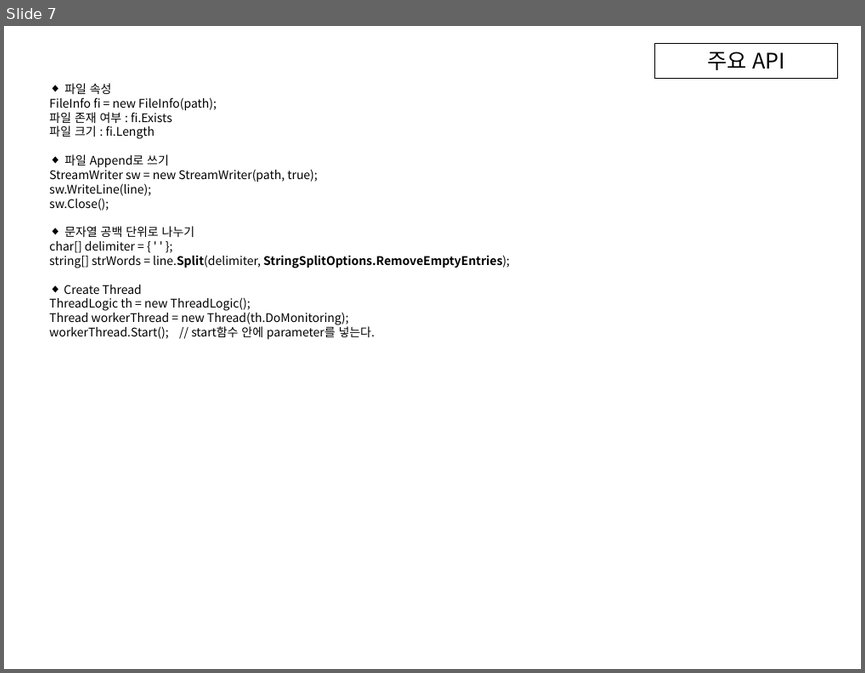
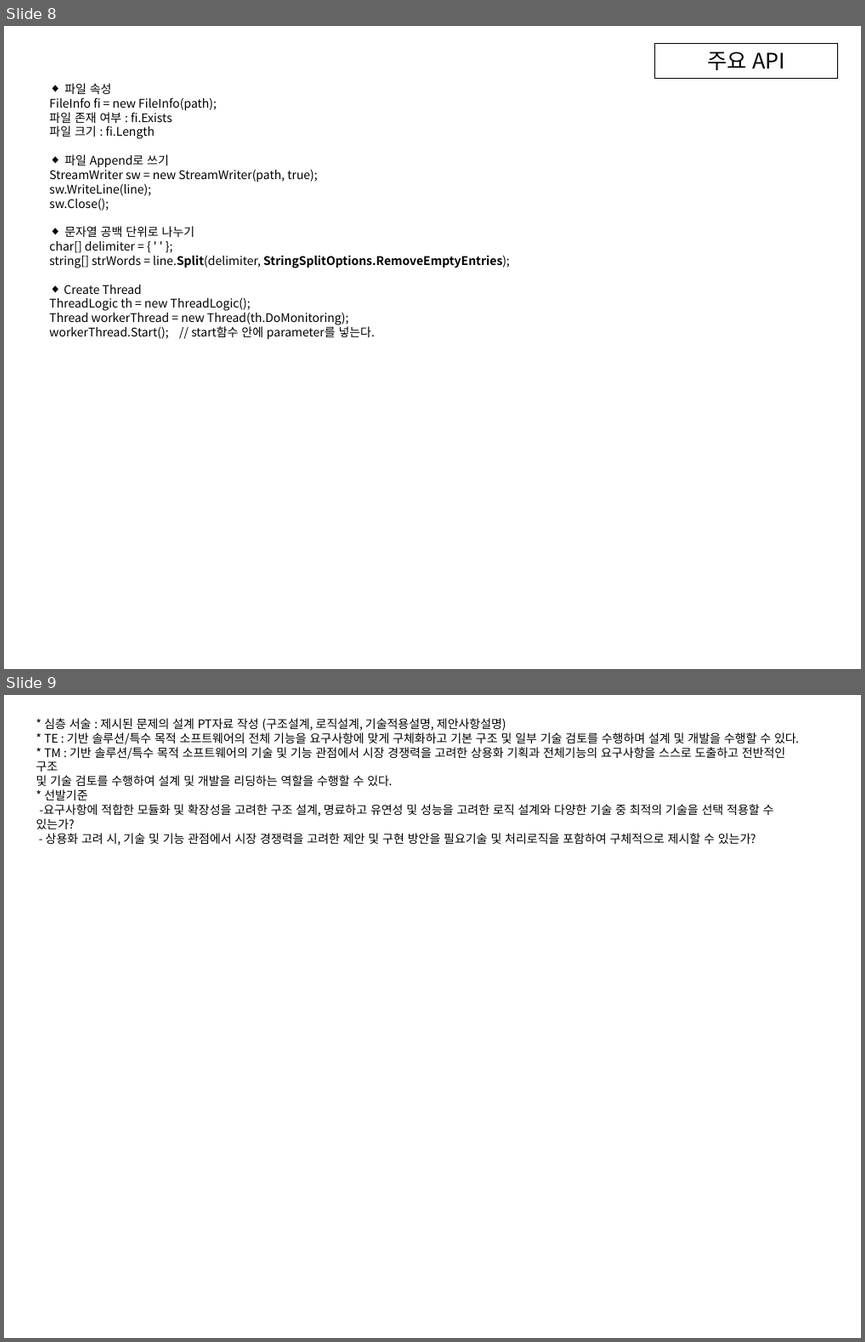
Before and after one commit to ambidext/CS_ConsoleGit, a slide deck: Monitoring/Flowchart.pptx. Shown one above the other, each under a label of ours: slide 7 before the commit, slides 8 and 9 after it. The pictures are 865x673 and 865x1342 pixels, drawn with LibreOffice and Linux fonts; fonts in the diff are those of the drawing. Boxes give left, top, right and bottom in pixels: in the first picture for what was removed or moved away, otherwise in the second. Text is boxed around its words. In the diff, an @@ line names an element or a change of style, - is before the commit and + after.

```diff
--- a/Monitoring/Flowchart.pptx
+++ b/Monitoring/Flowchart.pptx
@@ slide 9 added at [4, 695, 861, 1338], background #FFFFFF @@
@@ text added at [36, 718, 799, 845], 10 pt, text #000000 @@
+* 심층 서술 : 제시된 문제의 설계 PT자료 작성 (구조설계, 로직설계, 기술적용설명, 제안사항설명)
+* TE : 기반 솔루션/특수 목적 소프트웨어의 전체 기능을 요구사항에 맞게 구체화하고 기본 구조 및 일부 기술 검토를 수행하며 설계 및 개발을 수행할 수 있다.
+* TM : 기반 솔루션/특수 목적 소프트웨어의 기술 및 기능 관점에서 시장 경쟁력을 고려한 상용화 기획과 전체기능의 요구사항을 스스로 도출하고 전반적인 구조
+및 기술 검토를 수행하여 설계 및 개발을 리딩하는 역할을 수행할 수 있다.
+* 선발기준
+-요구사항에 적합한 모듈화 및 확장성을 고려한 구조 설계, 명료하고 유연성 및 성능을 고려한 로직 설계와 다양한 기술 중 최적의 기술을 선택 적용할 수 있는가?
+- 상용화 고려 시, 기술 및 기능 관점에서 시장 경쟁력을 고려한 제안 및 구현 방안을 필요기술 및 처리로직을 포함하여 구체적으로 제시할 수 있는가?
@@ what was slide 7 is now slide 8 @@
```
Also in this commit, not shown: 4 slides changed, 3 other slides added, 4 other files.
